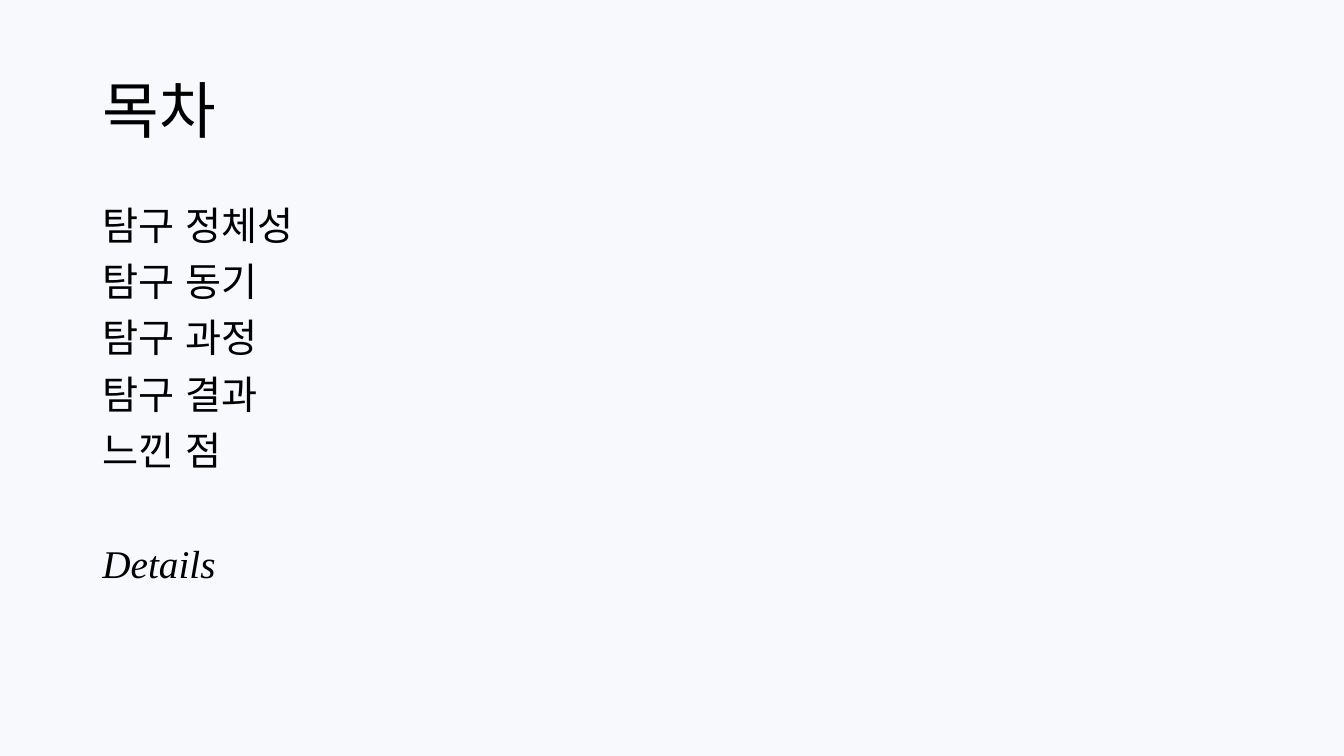
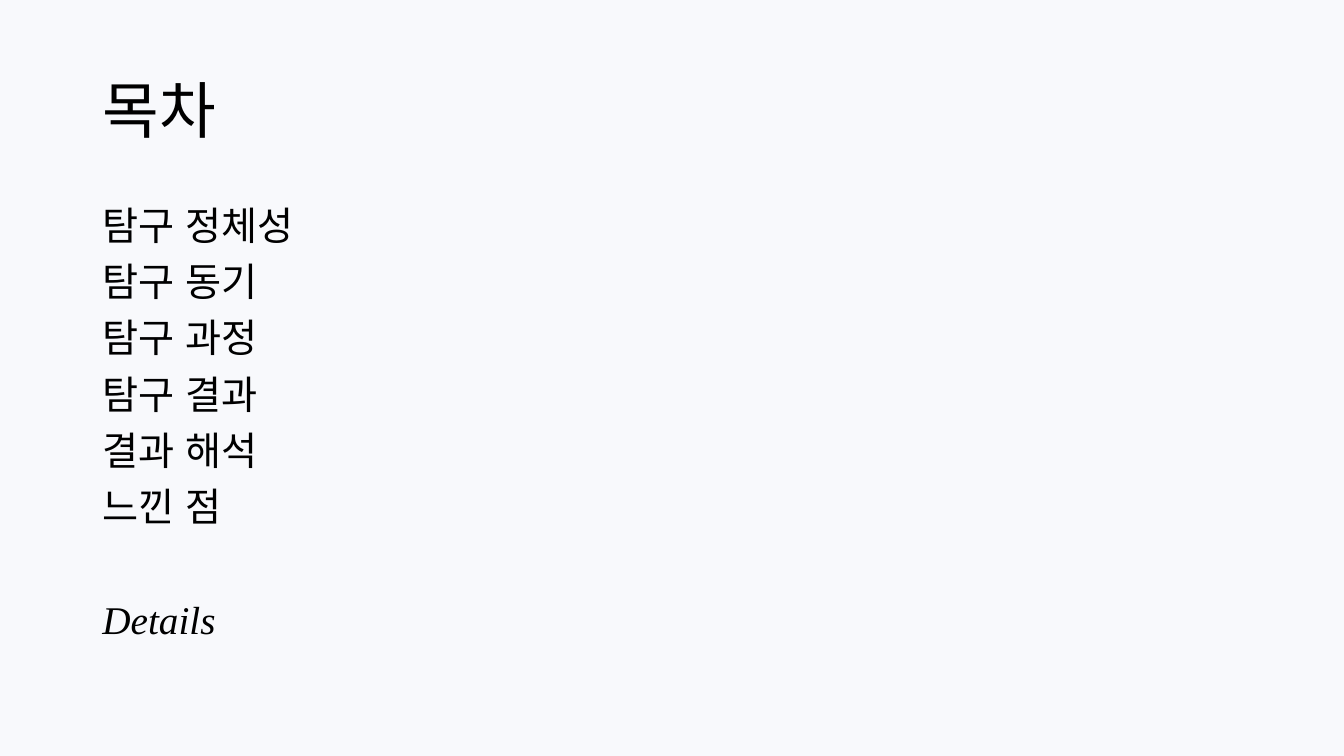
Before and after one commit to ohyunu525/KK-AI, a slide deck: slide 2 of Documents/보고서 파일.pptx. Drawn at 1344x756 pixels with LibreOffice and Linux fonts; fonts in the diff are those of the drawing. Boxes give left, top, right and bottom in pixels: in the first picture for what was removed or moved away, otherwise in the second. Text is boxed around its words. In the diff, an @@ line names an element or a change of style, - is before the commit and + after.

```diff
--- a/Documents/보고서 파일.pptx
+++ b/Documents/보고서 파일.pptx
@@ text at (x1=102, y1=432, x2=257, y2=468): paragraph added @@
+결과 해석
```
Also in this commit, not shown: 3 other slides changed, 2 slides added, 1 slide removed.
